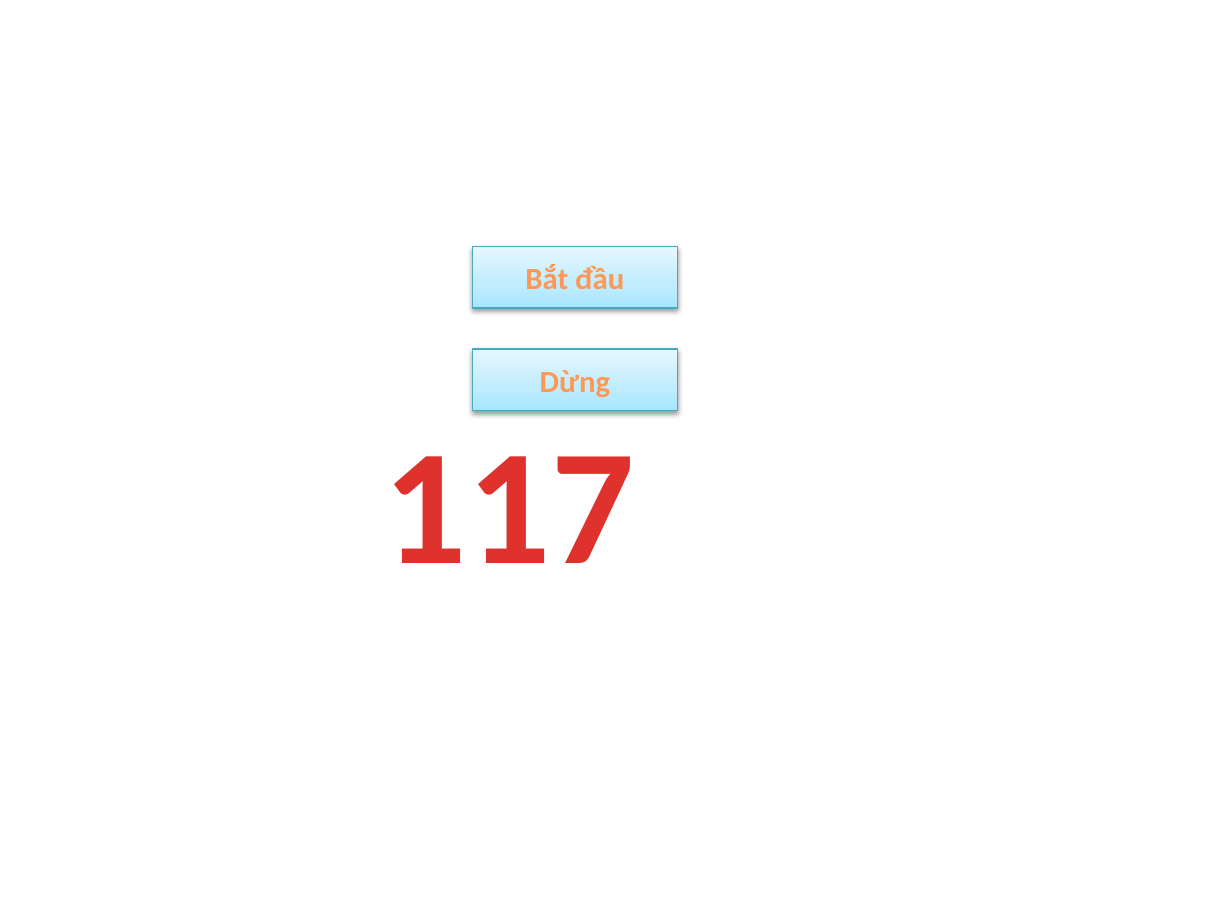
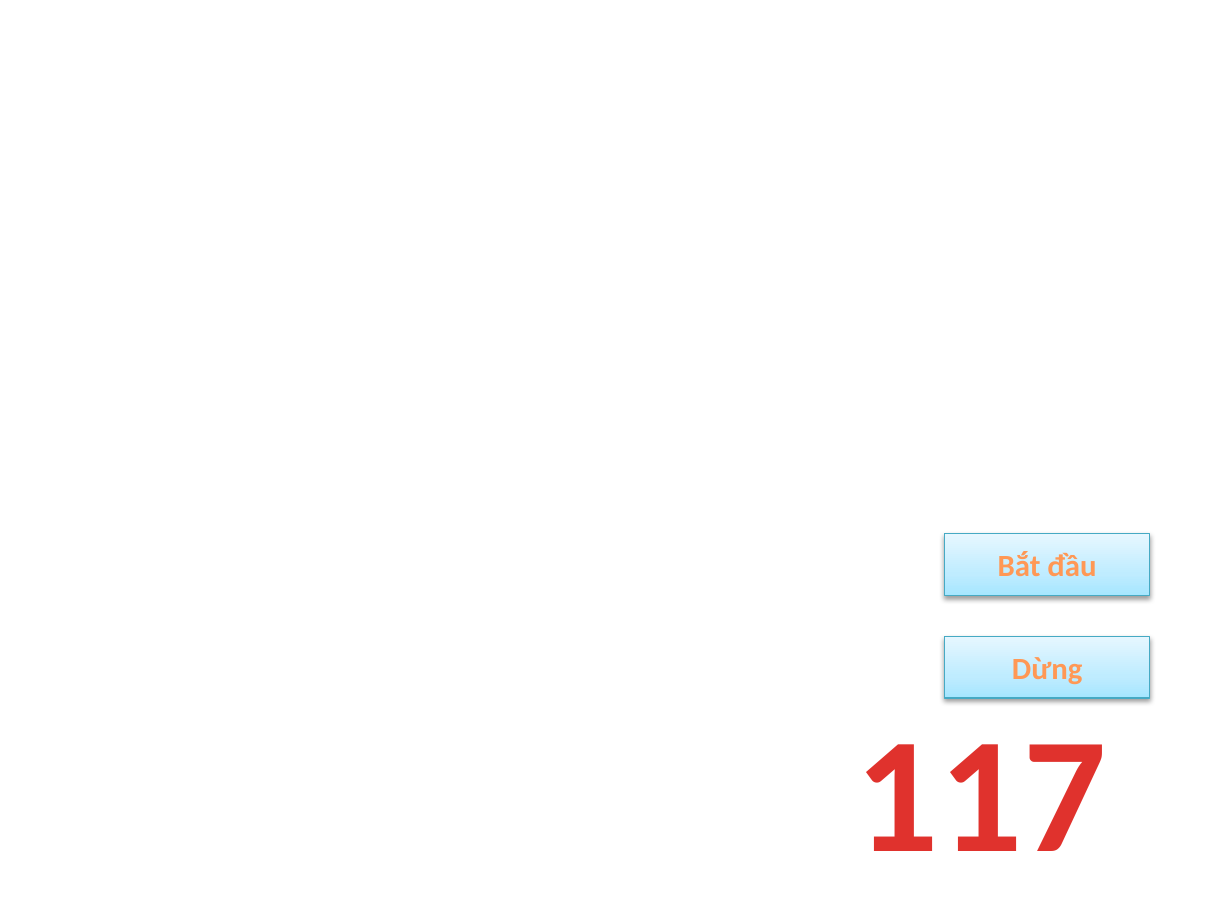
Before and after one commit to huytt/giao-an, a slide deck: slide 2 of DongHo.pptm. Drawn at 1232x924 pixels with LibreOffice and Linux fonts; fonts in the diff are those of the drawing. Boxes give left, top, right and bottom in pixels: in the first picture for what was removed or moved away, otherwise in the second. Text is boxed around its words. In the diff, an @@ line names an element or a change of style, - is before the commit and + after.

```diff
--- a/DongHo.pptm
+++ b/DongHo.pptm
@@ rectangle "Bắt đầu": place and size @@
-rectangle "Bắt đầu" at (472,246,678,308)
+rectangle "Bắt đầu" at (945,533,1151,595)
@@ rectangle "Dừng": place and size @@
-rectangle "Dừng" at (472,349,678,410)
+rectangle "Dừng" at (945,637,1151,699)
@@ text "117": place and size @@
-text "117" at (383,456,634,563)
+text "117" at (855,744,1106,851)
```
Also in this commit, not shown: 3 slides added.
